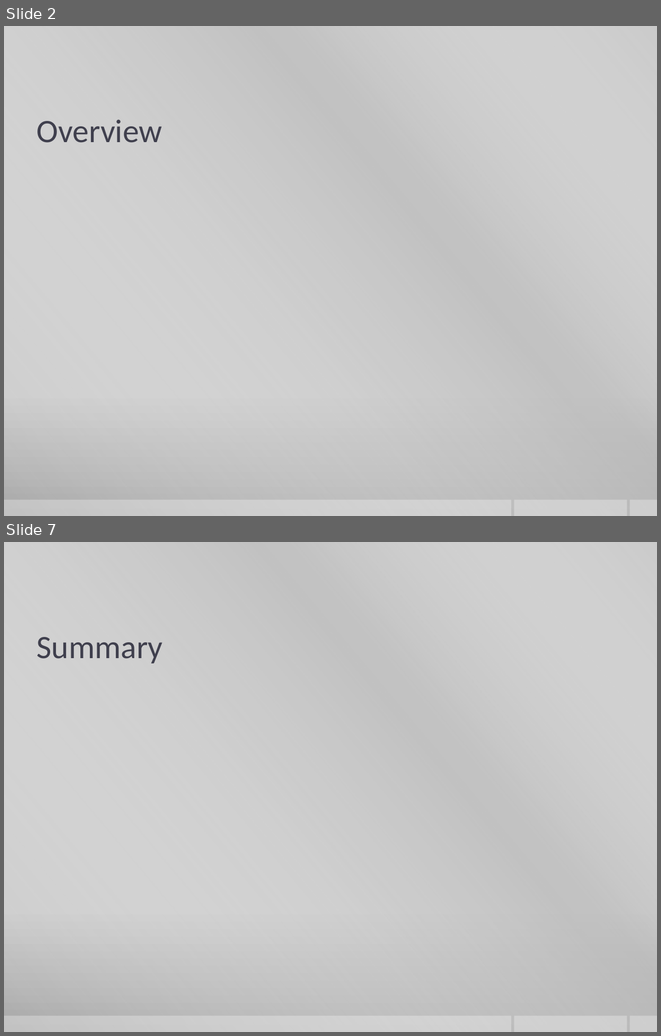
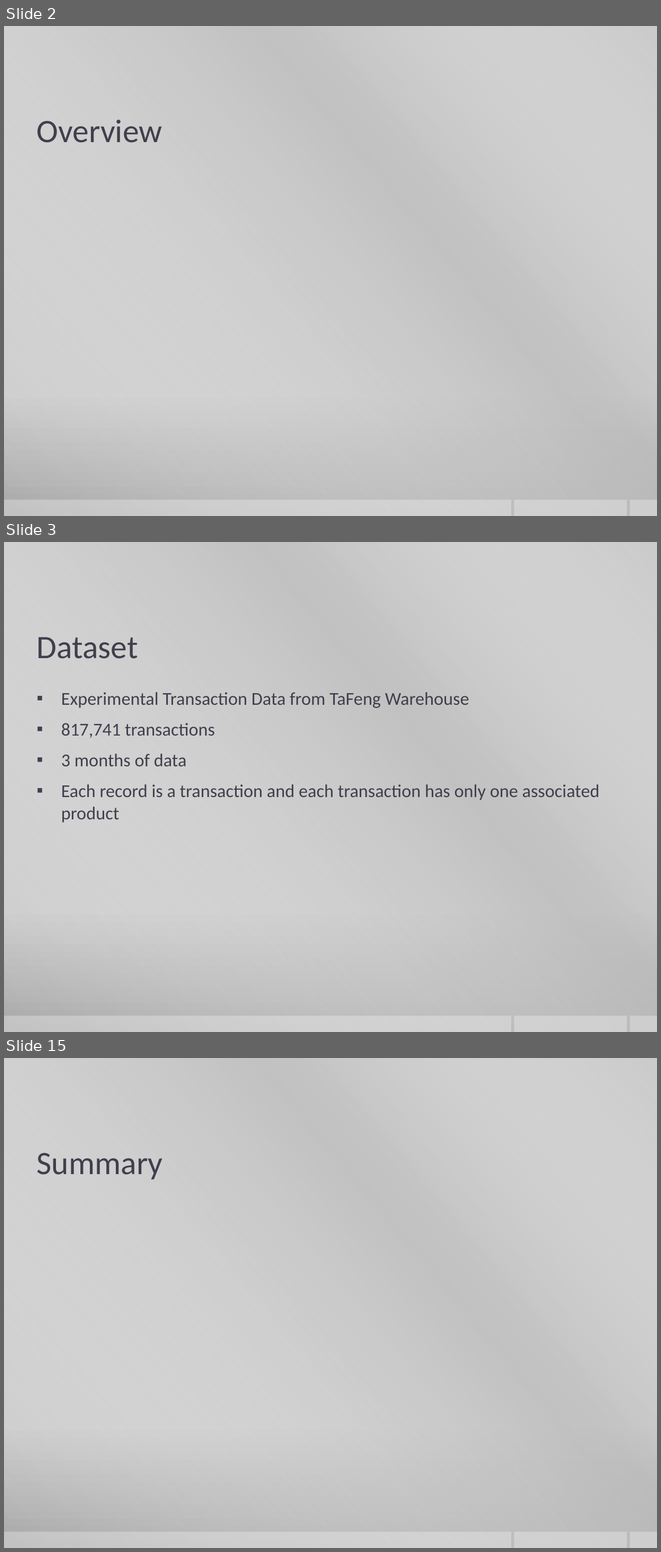
Before and after one commit to curtiskelsey/CS8370Group, a slide deck: Advertising Positioning.pptx. Shown one above the other, each under a label of ours: slides 2 and 7 before the commit, slides 2, 3 and 15 after it; the slides between them are not shown. The pictures are 661x1036 and 661x1552 pixels, drawn with LibreOffice and Linux fonts; fonts in the diff are those of the drawing; background and template pictures are left out. Boxes give left, top, right and bottom in pixels: in the first picture for what was removed or moved away, otherwise in the second. Text is boxed around its words. In the diff, an @@ line names an element or a change of style, - is before the commit and + after.

```diff
--- a/Advertising Positioning.pptx
+++ b/Advertising Positioning.pptx
@@ slide 3 added at (4, 542, 657, 1032), background gradient #CBCBCB to #C8C8C8 to #A7A7A7; not listed: 4 template elements that a slide beside it also shows @@
@@ title added at (37, 637, 138, 659), 36 pt, text #3F3F4D @@
+Dataset
@@ text added at (61, 692, 600, 822), 20 pt, text #3F3F4D @@
+▪ Experimental Transaction Data from TaFeng Warehouse
+▪ 817,741 transactions
+▪ 3 months of data
+▪ Each record is a transaction and each transaction has only one associated product
@@ what was slide 7 is now slide 15 @@
```
Also in this commit, not shown: 4 slides changed, 7 other slides added, 16 other files.
